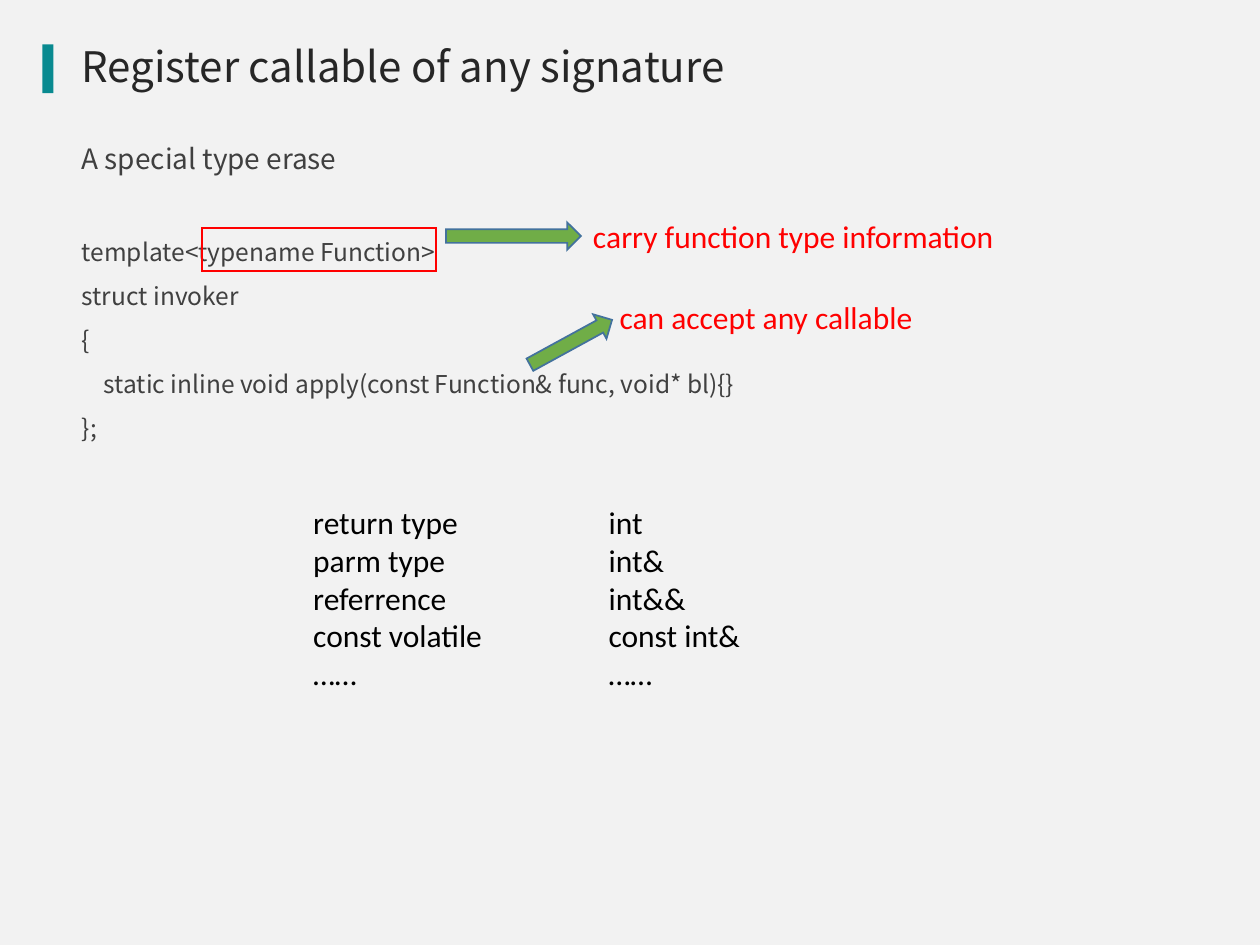
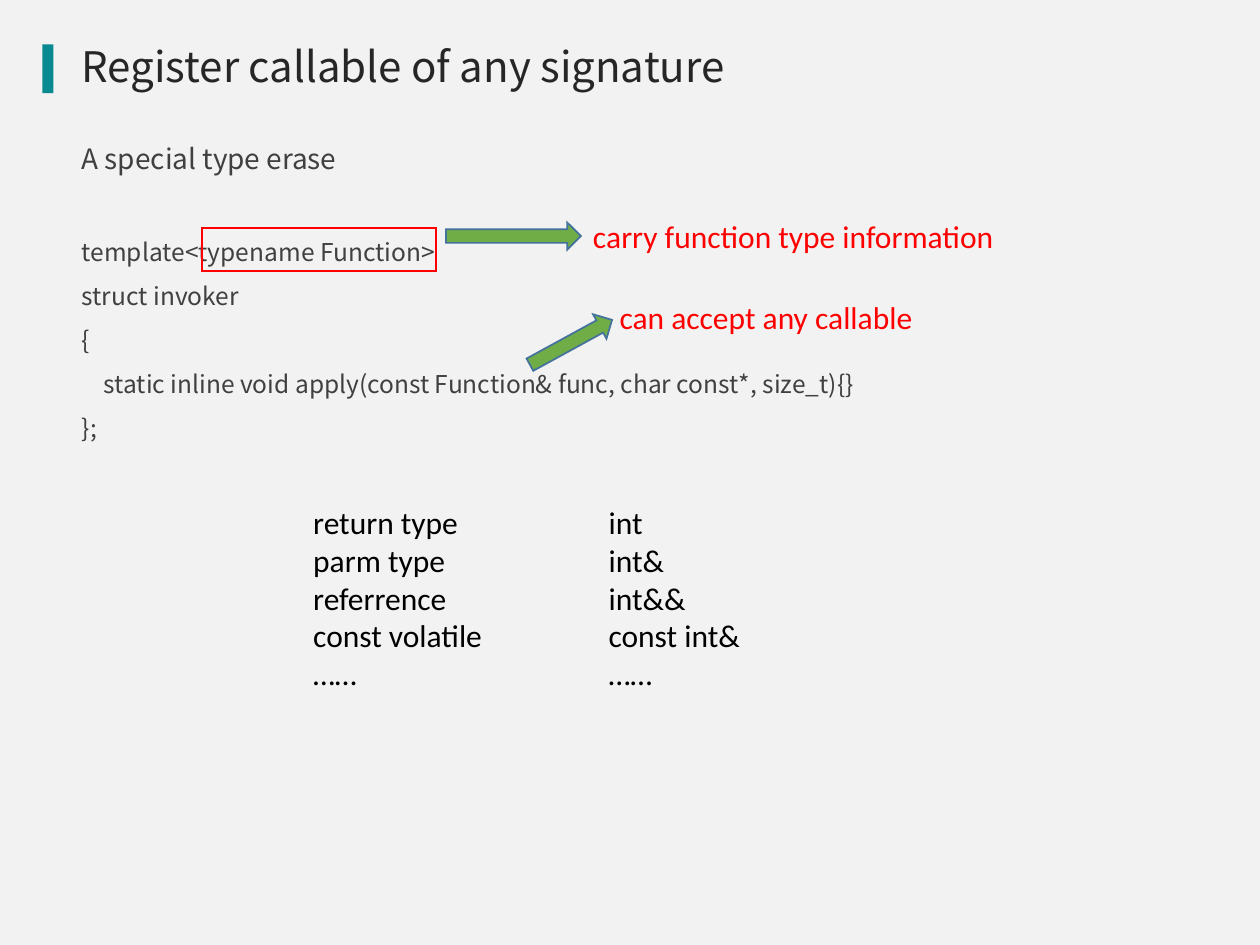
Before and after one commit to qicosmos/cppnow2017-ppt, a slide deck: slide 13 of An easy to use RPC framework implemented by c++11 and c++14.pptx. Drawn at 1260x945 pixels with LibreOffice and Linux fonts; fonts in the diff are those of the drawing; background and template pictures are left out. Boxes give left, top, right and bottom in pixels: in the first picture for what was removed or moved away, otherwise in the second. Text is boxed around its words. In the diff, an @@ line names an element or a change of style, - is before the commit and + after.

```diff
--- a/An easy to use RPC framework implemented by c++11 and c++14.pptx
+++ b/An easy to use RPC framework implemented by c++11 and c++14.pptx
@@ text at (104, 368, 854, 399): text changed @@
-static inline void apply(const Function& func, void* bl){}
+static inline void apply(const Function& func, char const*, size_t){}
```
Also in this commit, not shown: 2 other slides changed, 2 slides added.
